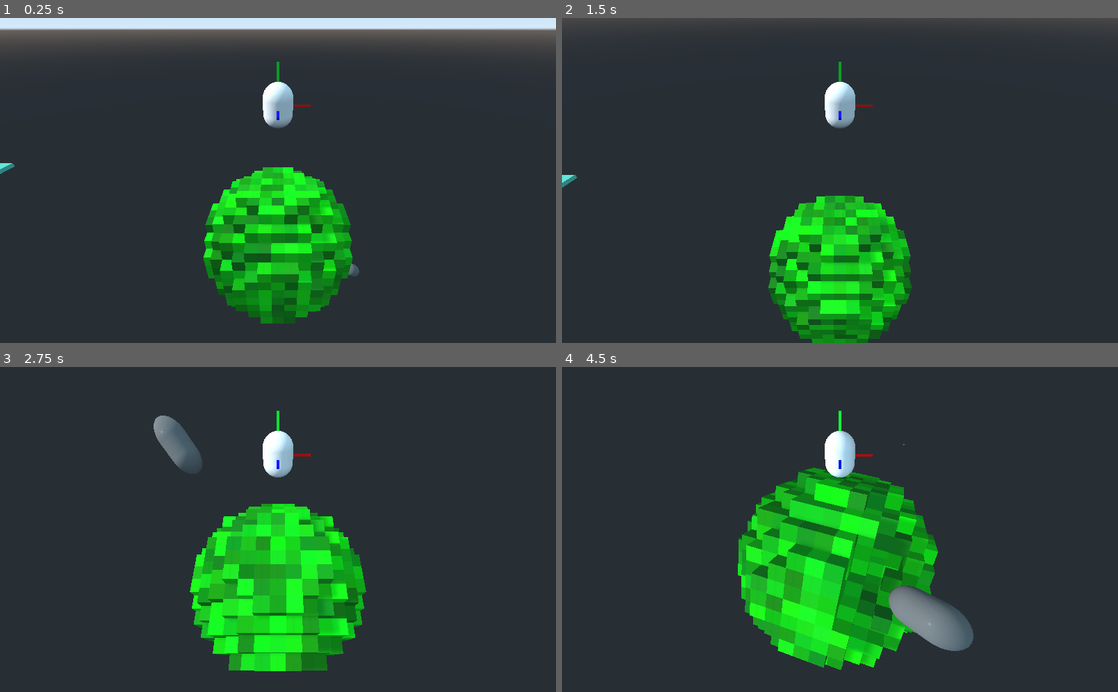
Above: before the commit, frames 1-4 (two rows, left to right).
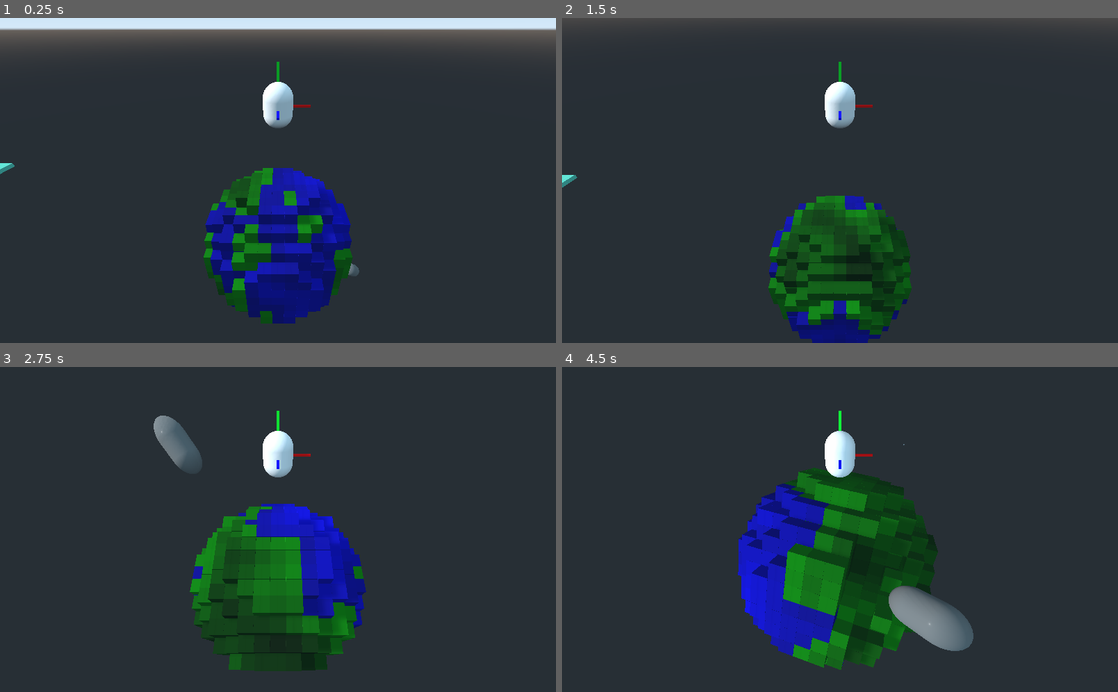
Above: after the commit, the same moments.

Repository: kevinms/godot-wild-jam-23
Game: Godot game, scene res://Game.tscn
Two runs of this game, one before a commit and one after it. Both use one fixed random seed, a clock stepped at 60 frames per second and the inputs below.
Inputs (mouse positions are in pixels of both pictures, inside the frame that each line leads up to):
- Up to frame 1 (0.25 s): no input
- Up to frame 2 (1.5 s): tap Enter (enter) at 0.5, 0.6, 1.35 s; move the mouse to (867, 180) at 0.52 s; hold W (forward) from 0.53 s (still down); tap Space (jump) at 0.77 s; move the mouse to (812, 180) at 1.27 s
- Up to frame 3 (2.75 s): keep holding W (forward); tap Space (jump) at 1.52 s; move the mouse to (289, 523) at 2.02 s; press the mouse at (289, 523) at 2.03 s; tap Enter (enter) at 2.3 s
- Up to frame 4 (4.5 s): keep holding W (forward); move the mouse to (834, 536) at 2.77 s; release the mouse at (834, 536) at 2.78 s; tap Enter (enter) at 2.85, 3.6 s; tap Space (jump) at 3.02, 3.77 s; move the mouse to (878, 532) at 3.52 s; move the mouse to (795, 526) at 4.27 s; click (795, 526) at 4.35 s

The runs differ from the first frame. In frame 1, 9.5% of the frame differs, in the area x 36-64%, y 45-95%; in frame 2, 9.0%; in frame 3, 13%; in frame 4, 15%, in the area x 31-68%, y 30-94%.

Commit message:
Messing around with coloring voxels using simplex noise.

Diff:
--- a/Game.tscn
+++ b/Game.tscn
@@ -62,4 +62,3 @@
 current = true
 
 [node name="Planet" parent="." instance=ExtResource( 4 )]
-radius = 7
--- a/Spatial.gd
+++ /dev/null
@@ -1,75 +0,0 @@
-extends Spatial
-
-var voxelScene = load("res://Voxel.tscn")
-export var radius = 7
-
-# Called when the node enters the scene tree for the first time.
-func _ready():
-	generate_world()
-
-	# Connect to missile_impact signal
-	#get_node("Emitter").connect("missile_impact", self, "_on_Emitter_missile_impact")
-
-var matrix = []
-
-func gen_voxel(x, y, z):
-	var voxel = voxelScene.instance()
-
-	var pos = Vector3(x, y, z)
-	voxel.translate(pos)
-	add_child(voxel)
-
-	var color = Color(
-		rand_range(0, 0.1),
-		rand_range(0.5,1),
-		rand_range(0,0.1)
-	)
-	print(color)
-
-	var material = voxel.get_node("MeshInstance").get_surface_material(0).duplicate()
-	material.albedo_color = color
-	voxel.get_node("MeshInstance").set_surface_material(0, material)
-
-	return voxel
-
-func generate_world():
-	for x in range(-radius, radius):
-		matrix.append([])
-		for y in range(-radius, radius):
-			matrix[x+7].append([])
-			for z in range(-radius, radius):
-				var dist = sqrt( pow(x, 2) + pow(y, 2) + pow(z, 2) )
-
-				if dist < radius:
-					var voxel = gen_voxel(x, y, z)
-					voxel.connect("missile_impact", self, "_on_Emitter_missile_impact")
-					matrix[x+7][y+7].append(voxel)
-
-func _on_Emitter_missile_impact(impact_site, blast_radius):
-	print("impact_site ", impact_site, " blast_raduis ", blast_radius)
-
-	var space_state = get_world().direct_space_state
-
-	# Create the intersection shape
-	var sphere = SphereShape.new()
-	sphere.radius = 3.0
-
-	# Configure the query parameters
-	var query = PhysicsShapeQueryParameters.new()
-	query.set_shape(sphere)
-	#query.set_transform(get_transform())
-
-	query.transform = Transform(Basis.IDENTITY, impact_site)
-	#query.set_exclude(excludes)
-
-	var max_results = 32
-	var results = space_state.intersect_shape(query, max_results)
-
-	for result in results:
-		var collider = result["collider"]
-		if collider.name == "Player":
-			print("Ouchie")
-		else:
-			collider.queue_free()
-#
-#	print("hi")
--- a/Voxel.tscn
+++ b/Voxel.tscn
@@ -7,10 +7,10 @@
 
 [sub_resource type="BoxShape" id=3]
 
-[node name="StaticBody" type="StaticBody"]
+[node name="Voxel" type="StaticBody"]
 
 [node name="MeshInstance" type="MeshInstance" parent="."]
-transform = Transform( 0.5, 0, 0, 0, 0.5, 0, 0, 0, 0.5, 0, 0, 0 )
+transform = Transform( 0.497114, 0, 0, 0, 0.497114, 0, 0, 0, 0.497114, 0, 0, 0 )
 mesh = SubResource( 1 )
 material/0 = SubResource( 2 )
 
--- /dev/null
+++ b/World.gd
@@ -0,0 +1,124 @@
+extends Spatial
+
+var voxelScene = load("res://Voxel.tscn")
+export var radius = 7
+
+var noise = OpenSimplexNoise.new()
+
+func init_noise():
+	noise.seed = randi()
+	noise.octaves = 4
+	noise.period = 20.0
+	noise.persistence = 0.8
+
+# Called when the node enters the scene tree for the first time.
+func _ready():
+	init_noise()
+	generate_world()
+
+	# Connect to missile_impact signal
+	#get_node("Emitter").connect("missile_impact", self, "_on_Emitter_missile_impact")
+
+var matrix = []
+
+func modulate_single_color():
+	var color = Color(
+		rand_range(0, 0.1),
+		rand_range(0.5,1),
+		rand_range(0,0.1)
+	)
+	return color
+
+func simplex_all_color(x, y, z):
+	var color = Color(
+		noise.get_noise_3d(x, y, z) + 1 / 2,
+		noise.get_noise_3d(x+1, y, z) + 1 / 2,
+		noise.get_noise_3d(x+2, y, z) + 1 / 2
+	)
+	return color
+
+func simplex_green_color(x, y, z):
+	var color = Color(
+		0,
+		noise.get_noise_3d(x+1, y, z) + 0.5 / 1,
+		0
+	)
+	return color
+
+func simplex_two_color(x, y, z):
+	var green = Vector3(0,1,0)
+	var blue = Vector3(0,0,1)
+
+	var t = 3
+	green.linear_interpolate(blue, t)
+
+	var color: Color
+	var n = noise.get_noise_3d(x, y, z) + 0.5 / 1
+	if noise.get_noise_3d(x, y, z) < 0:
+		color.g = n
+	else:
+		color.b = n
+
+	return color
+
+func gen_voxel(x, y, z):
+	var voxel = voxelScene.instance()
+
+	var pos = Vector3(x, y, z)
+	voxel.translate(pos)
+	add_child(voxel)
+
+	#var color = modulate_single_color()
+	#var color = simplex_all_color(x, y, z)
+	#var color = simplex_green_color(x, y, z)
+	var color = simplex_two_color(x, y, z)
+
+	print(color)
+
+	var material = voxel.get_node("MeshInstance").get_surface_material(0).duplicate()
+	material.albedo_color = color
+	voxel.get_node("MeshInstance").set_surface_material(0, material)
+
+	return voxel
+
+func generate_world():
+	for x in range(-radius, radius):
+		matrix.append([])
+		for y in range(-radius, radius):
+			matrix[x+7].append([])
+			for z in range(-radius, radius):
+				var dist = sqrt( pow(x, 2) + pow(y, 2) + pow(z, 2) )
+
+				if dist < radius:
+					var voxel = gen_voxel(x, y, z)
+					voxel.connect("missile_impact", self, "_on_Emitter_missile_impact")
+					matrix[x+7][y+7].append(voxel)
+
+func _on_Emitter_missile_impact(impact_site, blast_radius):
+	print("impact_site ", impact_site, " blast_raduis ", blast_radius)
+
+	var space_state = get_world().direct_space_state
+
+	# Create the intersection shape
+	var sphere = SphereShape.new()
+	sphere.radius = 3.0
+
+	# Configure the query parameters
+	var query = PhysicsShapeQueryParameters.new()
+	query.set_shape(sphere)
+	#query.set_transform(get_transform())
+
+	query.transform = Transform(Basis.IDENTITY, impact_site)
+	#query.set_exclude(excludes)
+
+	var max_results = 32
+	var results = space_state.intersect_shape(query, max_results)
+
+	for result in results:
+		var collider = result["collider"]
+		if collider.name == "Player":
+			print("Ouchie")
+		else:
+			collider.queue_free()
+#
+#	print("hi")
--- a/World.tscn
+++ b/World.tscn
@@ -1,6 +1,6 @@
 [gd_scene load_steps=2 format=2]
 
-[ext_resource path="res://Spatial.gd" type="Script" id=1]
+[ext_resource path="res://World.gd" type="Script" id=1]
 
 [node name="World" type="Spatial"]
 script = ExtResource( 1 )
Not shown, added: gifs/Peek 2020-07-11 17-24.gif
